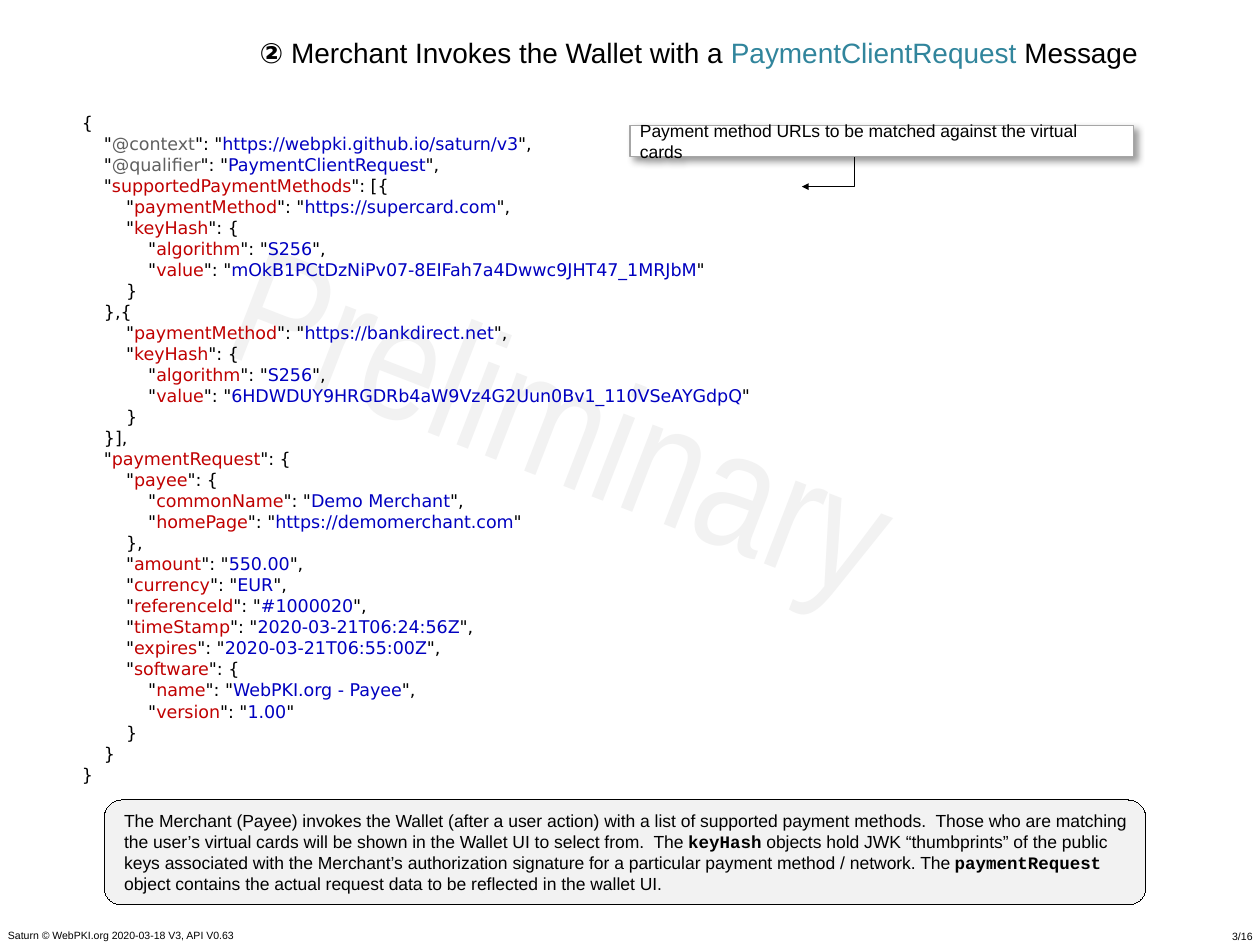
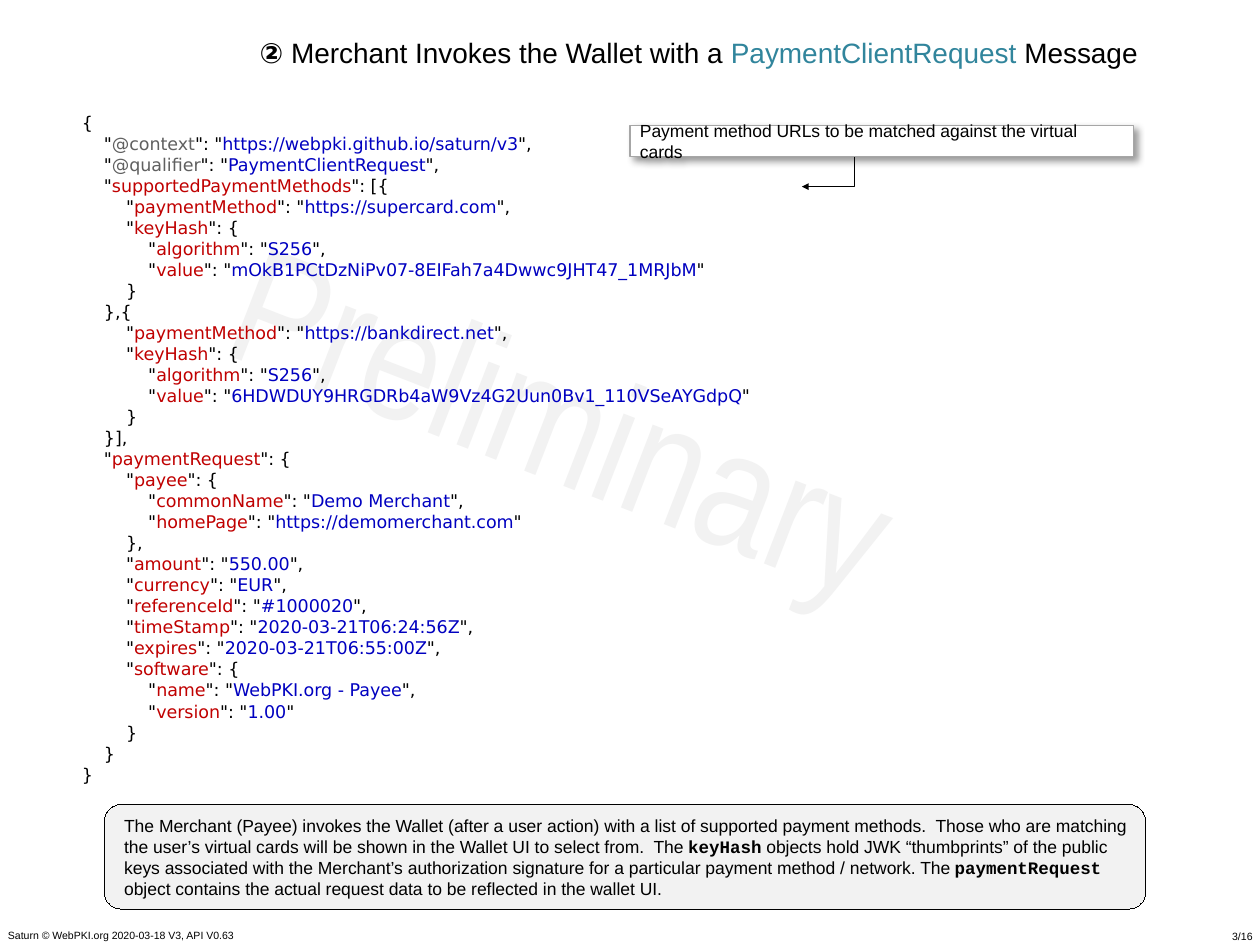
Before and after one commit to cyberphone/doc, a slide deck: slide 3 of saturn/saturn-v3-presentation.pptx. Drawn at 1260x945 pixels with LibreOffice and Linux fonts; fonts in the diff are those of the drawing; background and template pictures are left out. Boxes give left, top, right and bottom in pixels: in the first picture for what was removed or moved away, otherwise in the second. Text is boxed around its words. In the diff, an @@ line names an element or a change of style, - is before the commit and + after.

```diff
--- a/saturn/saturn-v3-presentation.pptx
+++ b/saturn/saturn-v3-presentation.pptx
@@ rounded rectangle "The Merchant (Payee) invokes the ...": place and size @@
-rounded rectangle "The Merchant (Payee) invokes the ..." at (105,800,1147,905)
+rounded rectangle "The Merchant (Payee) invokes the ..." at (105,804,1147,908)
```
Also in this commit, not shown: 3 other slides changed, 1 other file.
